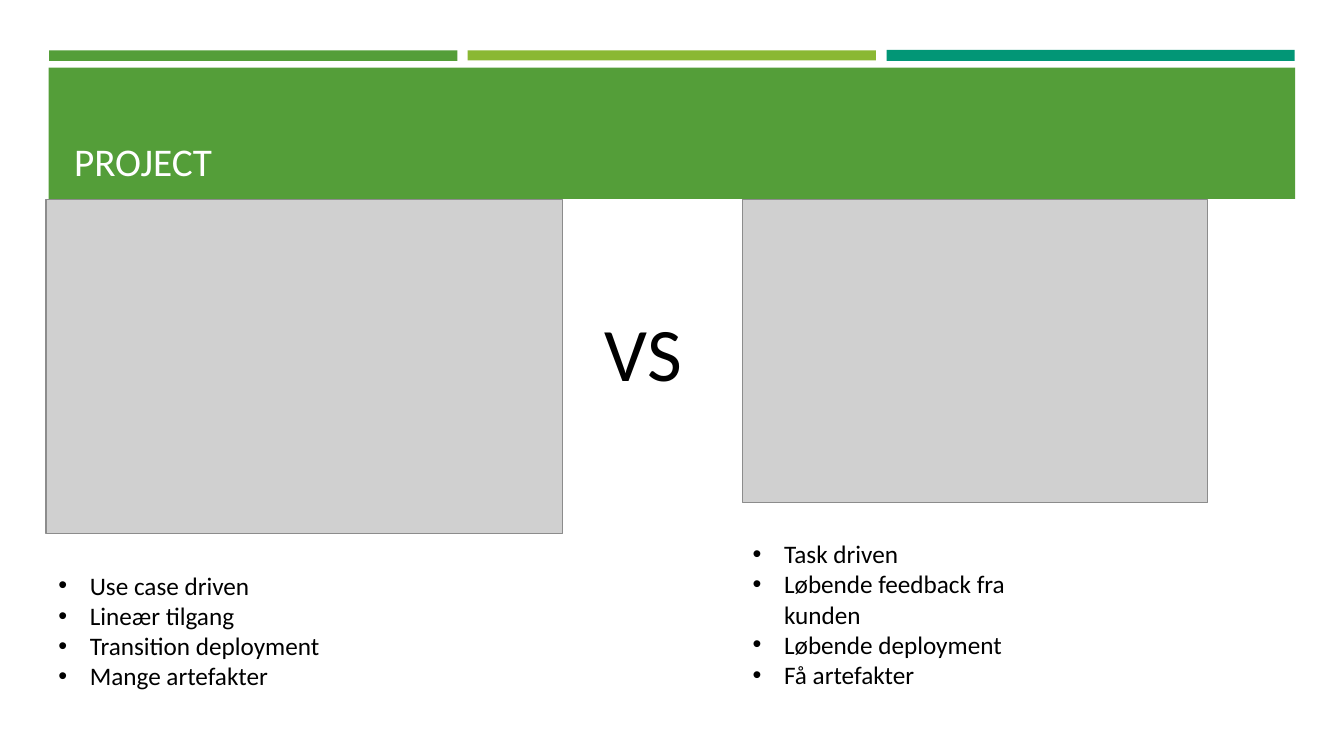
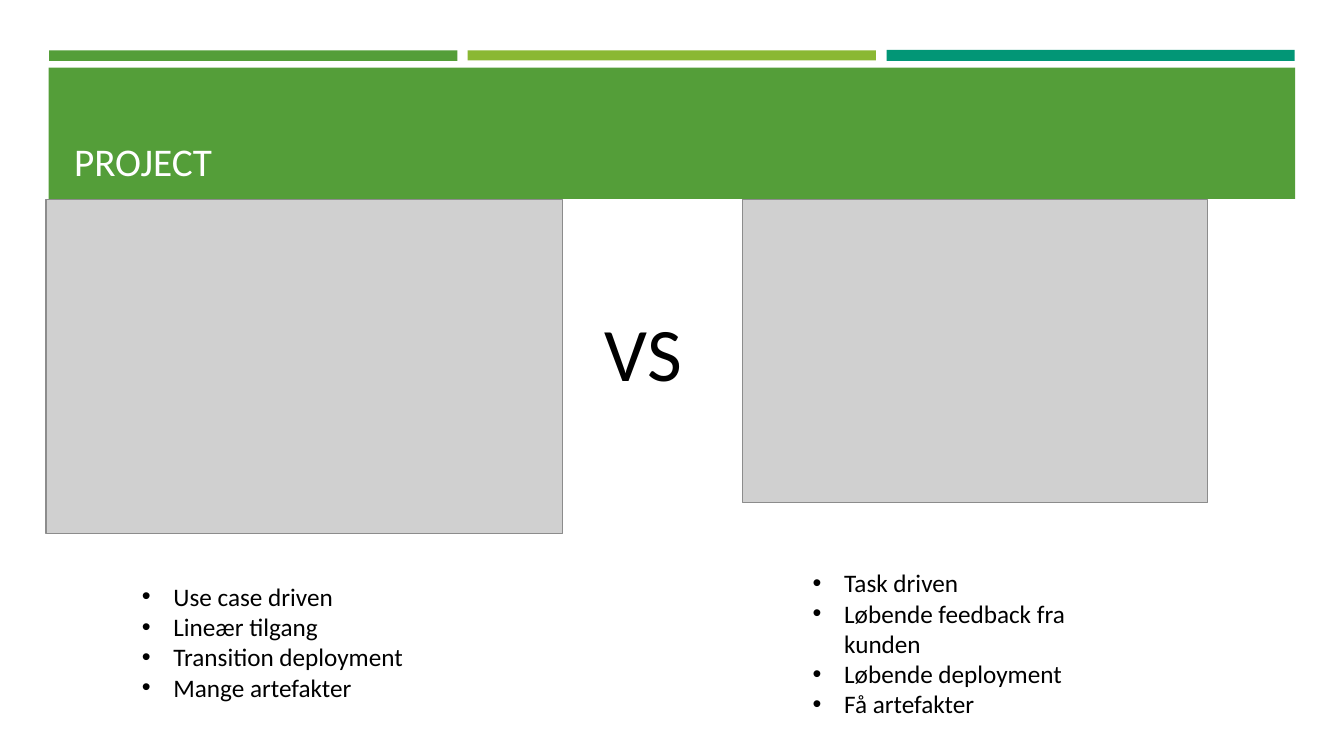
Before and after one commit to C-Strunge/3.SemesterSWD-Eksamen.Final, a slide deck: slide 5 of The Next præsentation.pptx. Drawn at 1344x756 pixels with LibreOffice and Linux fonts; fonts in the diff are those of the drawing; grey boxes stand for pictures. Boxes give left, top, right and bottom in pixels: in the first picture for what was removed or moved away, otherwise in the second. Text is boxed around its words. In the diff, an @@ line names an element or a change of style, - is before the commit and + after.

Commit message:
25% add

```diff
--- a/The Next præsentation.pptx
+++ b/The Next præsentation.pptx
@@ text "Task driven": place and size @@
-text "Task driven" at [784,545,1005,684]
+text "Task driven" at [844,574,1065,714]
@@ text "Use case driven": place and size @@
-text "Use case driven" at [90,577,319,690]
+text "Use case driven" at [173,588,402,702]
```
Also in this commit, not shown: 2 slides added, 1 slide removed.
